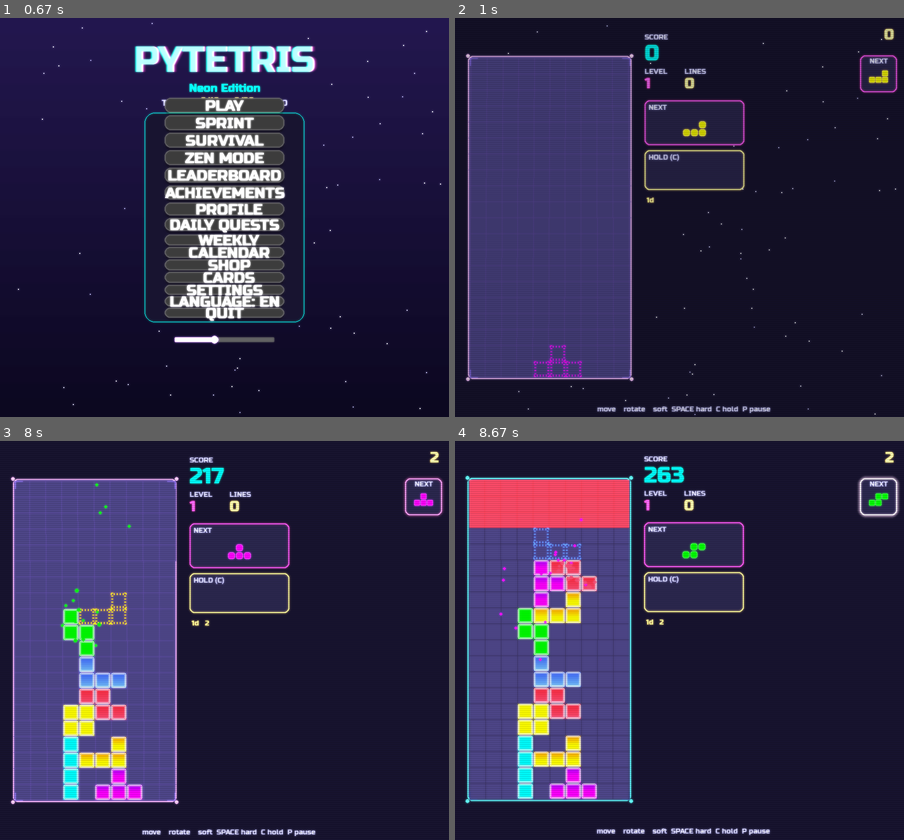
Above: before the commit, frames 1-4 (two rows, left to right).
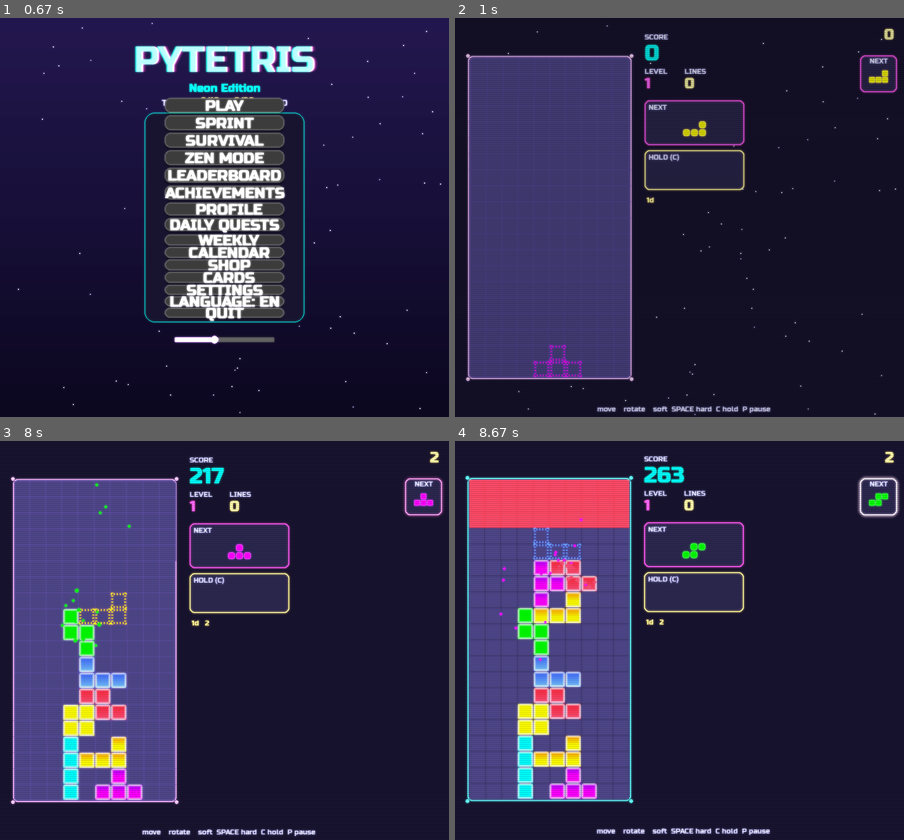
Above: after the commit, the same moments.

Repository: Folombas/PyGame2026
Game: pygame game, started from PyTetris/main.py
Two runs of this game, one before a commit and one after it. Both use one fixed random seed, a clock stepped at 60 frames per second and the inputs below.
Inputs (mouse positions are in pixels of both pictures, inside the frame that each line leads up to):
- Up to frame 1 (0.67 s): tap Enter at 0.33 s
- Up to frame 2 (1 s): click "🏅 0/10 🃏 0/20" at 0.72 s
- Up to frame 3 (8 s): tap Space at 1, 1.4, 1.7, 1.9, 2.2, 2.4, 2.7, 2.97, 3.3, 3.6, 3.73, 4.13, 4.43, 4.8, 5.2, 5.5, 6.03, 6.37, 6.67, 6.87, 7.17, 7.43, 7.77 s; hold Up 1.33-1.8 s; move the mouse to (116, 644) at 1.37 s; hold Right 1.83-2.3 s; move the mouse to (269, 728) at 1.87 s; hold Left 2.33-2.87 s; move the mouse to (85, 736) at 2.37 s; hold Down 2.9-3.2 s; move the mouse to (291, 500) at 2.93 s; hold Left 3.23-3.63 s; move the mouse to (390, 780) at 3.27 s; hold Up 3.67-4.03 s; move the mouse to (278, 676) at 3.7 s; hold Right 4.07-4.7 s; move the mouse to (233, 504) at 4.1 s; hold Down 4.73-5.1 s; move the mouse to (228, 684) at 4.77 s; hold Left 5.13-5.6 s; move the mouse to (224, 688) at 5.17 s; click "RESTART" at 5.68 s; hold Up 5.97-6.27 s; move the mouse to (395, 792) at 6 s; hold Right 6.3-6.77 s; move the mouse to (341, 604) at 6.33 s; hold Left 6.8-7.33 s; move the mouse to (381, 744) at 6.83 s; hold Down 7.37-7.67 s; move the mouse to (53, 552) at 7.4 s; tap Z at 7.52 s; hold Left from 7.7 s (still down); move the mouse to (386, 608) at 7.73 s
- Up to frame 4 (8.67 s): tap Space at 8.07, 8.2, 8.6 s; release Left at 8.1 s; hold Up 8.13-8.5 s; move the mouse to (531, 680) at 8.17 s; hold Right from 8.53 s (still down); move the mouse to (773, 568) at 8.57 s

Frame 1 is identical in both runs. In frame 2, less than 0.1% of the frame differs, in the area x 3-40%, y 10-91%; in frame 3, less than 0.1%; in frame 4, less than 0.1%.

Commit message:
style(ui): remove corner markers for cleaner look

Diff:
--- a/PyTetris/ui.py
+++ b/PyTetris/ui.py
@@ -1337,16 +1337,7 @@
                         (board_x + w_l, py),
                         (board_x + BOARD_W + w_r, py), 1)
 
-    # Уголки-маркеры (красивая деталь)
-    corner_col = (int(30 + pulse * 60), int(30 + pulse * 40), int(70 + pulse * 80))
-    pygame.draw.line(surf, corner_col, (board_x, board_y), (board_x + 15, board_y), 2)
-    pygame.draw.line(surf, corner_col, (board_x, board_y), (board_x, board_y + 15), 2)
-    pygame.draw.line(surf, corner_col, (board_x + BOARD_W, board_y), (board_x + BOARD_W - 15, board_y), 2)
-    pygame.draw.line(surf, corner_col, (board_x + BOARD_W, board_y), (board_x + BOARD_W, board_y + 15), 2)
-    pygame.draw.line(surf, corner_col, (board_x, board_y + BOARD_H), (board_x + 15, board_y + BOARD_H), 2)
-    pygame.draw.line(surf, corner_col, (board_x, board_y + BOARD_H), (board_x, board_y + BOARD_H - 15), 2)
-    pygame.draw.line(surf, corner_col, (board_x + BOARD_W, board_y + BOARD_H), (board_x + BOARD_W - 15, board_y + BOARD_H), 2)
-    pygame.draw.line(surf, corner_col, (board_x + BOARD_W, board_y + BOARD_H), (board_x + BOARD_W, board_y + BOARD_H - 15), 2)
+
 
 
 def draw_clear_rays(surf, board_x, board_y, rows, t=0):
